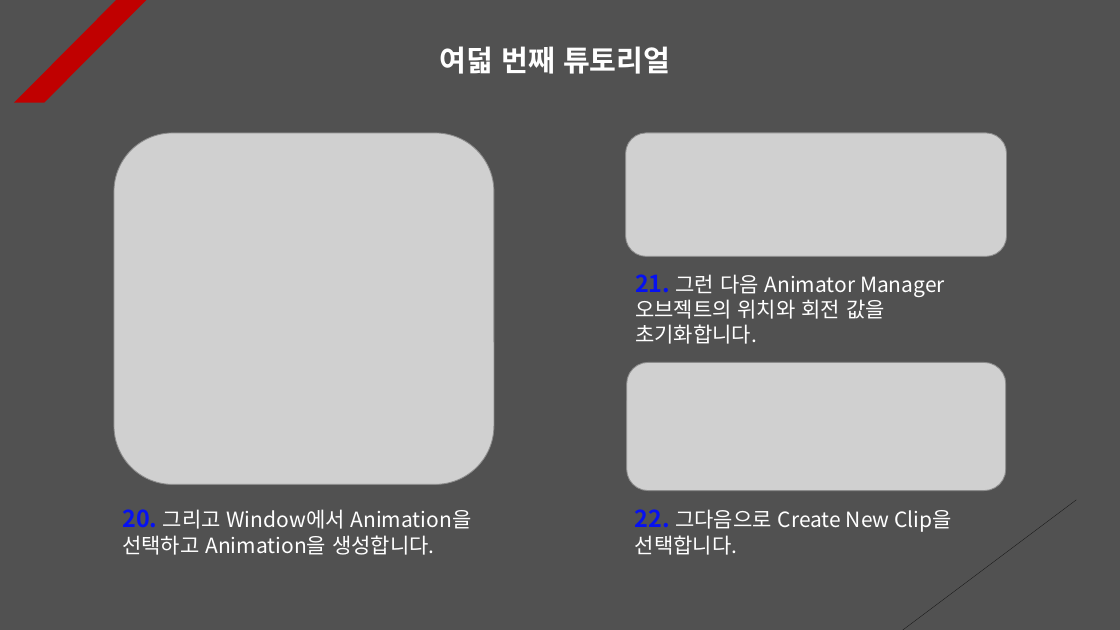
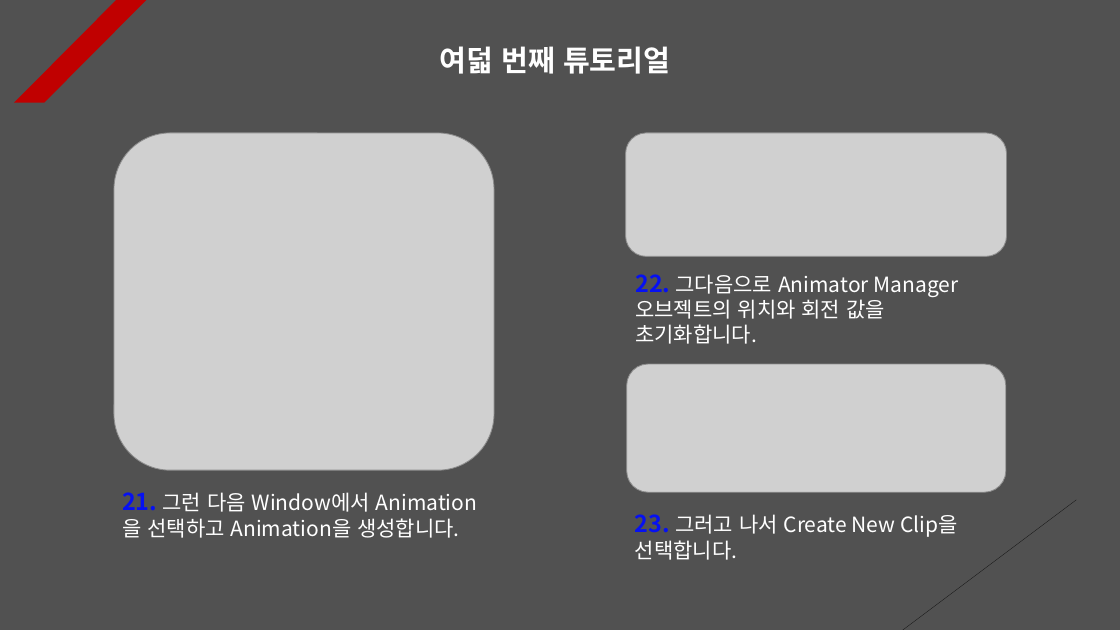
Before and after one commit to Unity2033/3D-UnityEngine, a slide deck: slide 8 of Assets/Animation Clip/PPT Data/Animation Clip Example.pptx. Drawn at 1120x630 pixels with LibreOffice and Linux fonts; fonts in the diff are those of the drawing; grey boxes stand for pictures. Boxes give left, top, right and bottom in pixels: in the first picture for what was removed or moved away, otherwise in the second. Text is boxed around its words. In the diff, an @@ line names an element or a change of style, - is before the commit and + after.

```diff
--- a/Assets/Animation Clip/PPT Data/Animation Clip Example.pptx
+++ b/Assets/Animation Clip/PPT Data/Animation Clip Example.pptx
@@ picture: place and size @@
-picture at (114, 133, 494, 484)
+picture at (114, 133, 494, 470)
@@ text at (635, 274, 959, 344): text changed @@
-21. 그런 다음 Animator Manager 오브젝트의 위치와 회전 값을 초기화합니다.
+22. 그다음으로 Animator Manager 오브젝트의 위치와 회전 값을 초기화합니다.
@@ text at (122, 492, 459, 538): text changed @@
-20. 그리고 Window에서 Animation을 선택하고 Animation을 생성합니다.
+21. 그런 다음 Window에서 Animation을 선택하고 Animation을 생성합니다.
@@ text at (635, 514, 958, 560): text changed @@
-22. 그다음으로 Create New Clip을 선택합니다.
+23. 그러고 나서 Create New Clip을 선택합니다.
```
Also in this commit, not shown: 3 other slides changed, 9 slides added, 19 other files.
